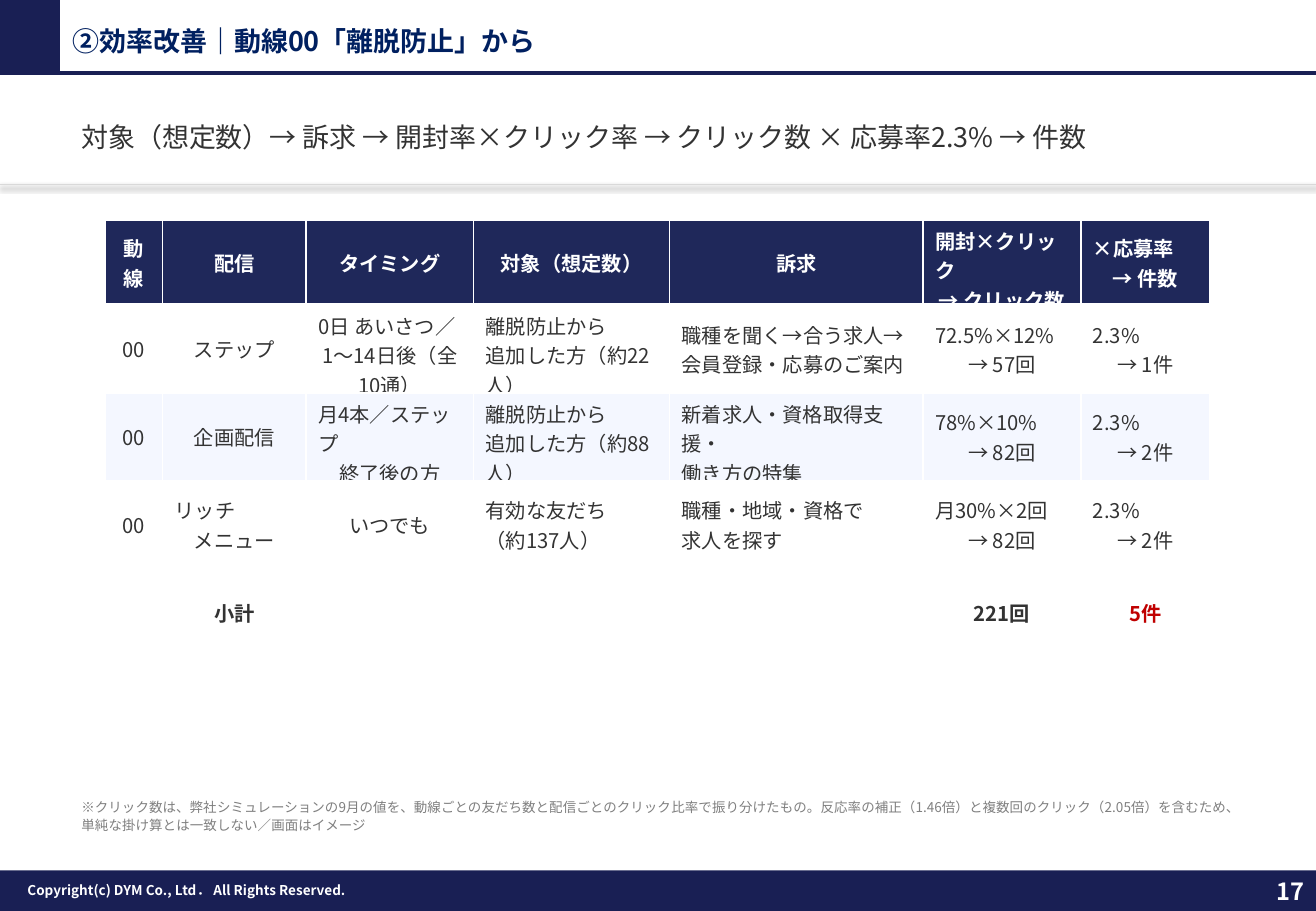
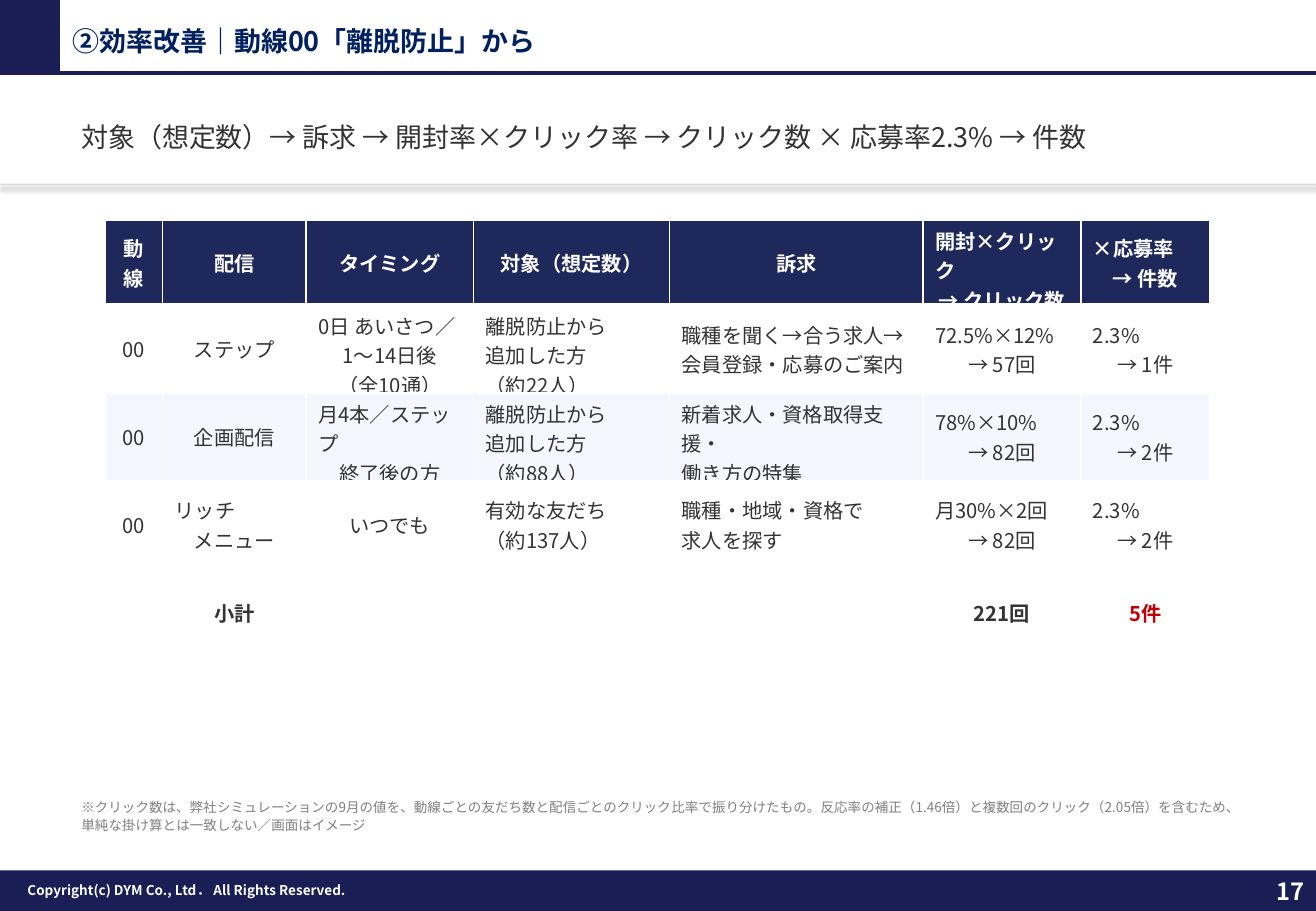
Before and after one commit to tonomura-r-dev/folder, a slide deck: slide 17 of 20260929_チェングロウス_LINE公式アカウント運用のご提案ver4.1.pptx. Drawn at 1316x911 pixels with LibreOffice and Linux fonts; fonts in the diff are those of the drawing; background and template pictures are left out. Boxes give left, top, right and bottom in pixels: in the first picture for what was removed or moved away, otherwise in the second. Text is boxed around its words. In the diff, an @@ line names an element or a change of style, - is before the commit and + after.

```diff
--- a/20260929_チェングロウス_LINE公式アカウント運用のご提案ver4.1.pptx
+++ b/20260929_チェングロウス_LINE公式アカウント運用のご提案ver4.1.pptx
@@ table at (x1=106, y1=220, x2=1210, y2=656) @@
-row 2, column 3: 0日 あいさつ／ 1〜14日後（全10通）
+row 2, column 3: 0日 あいさつ／ 1〜14日後 / （全10通）
-row 2, column 4: 離脱防止から 追加した方（約22人）
+row 2, column 4: 離脱防止から 追加した方 / （約22人）
-row 3, column 4: 離脱防止から 追加した方（約88人）
+row 3, column 4: 離脱防止から 追加した方 / （約88人）
```
Also in this commit, not shown: 11 other slides changed, 1 other file.
